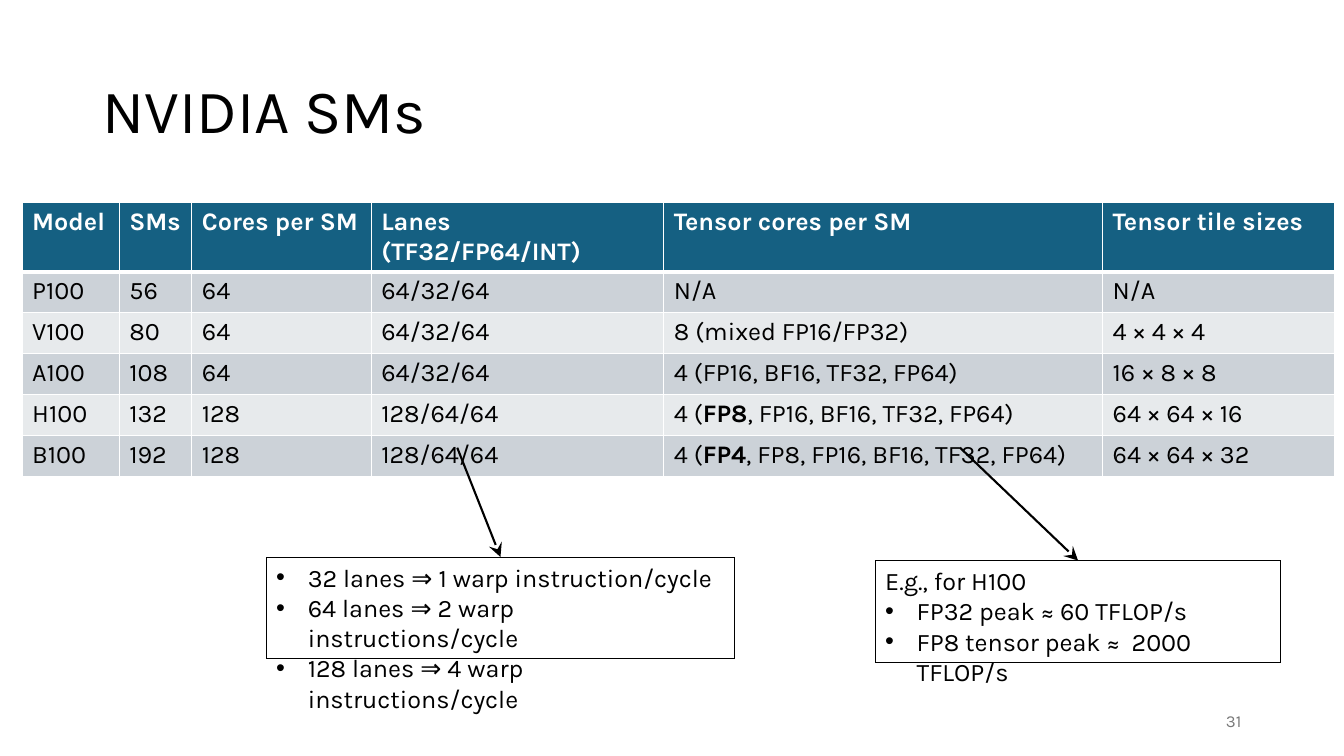
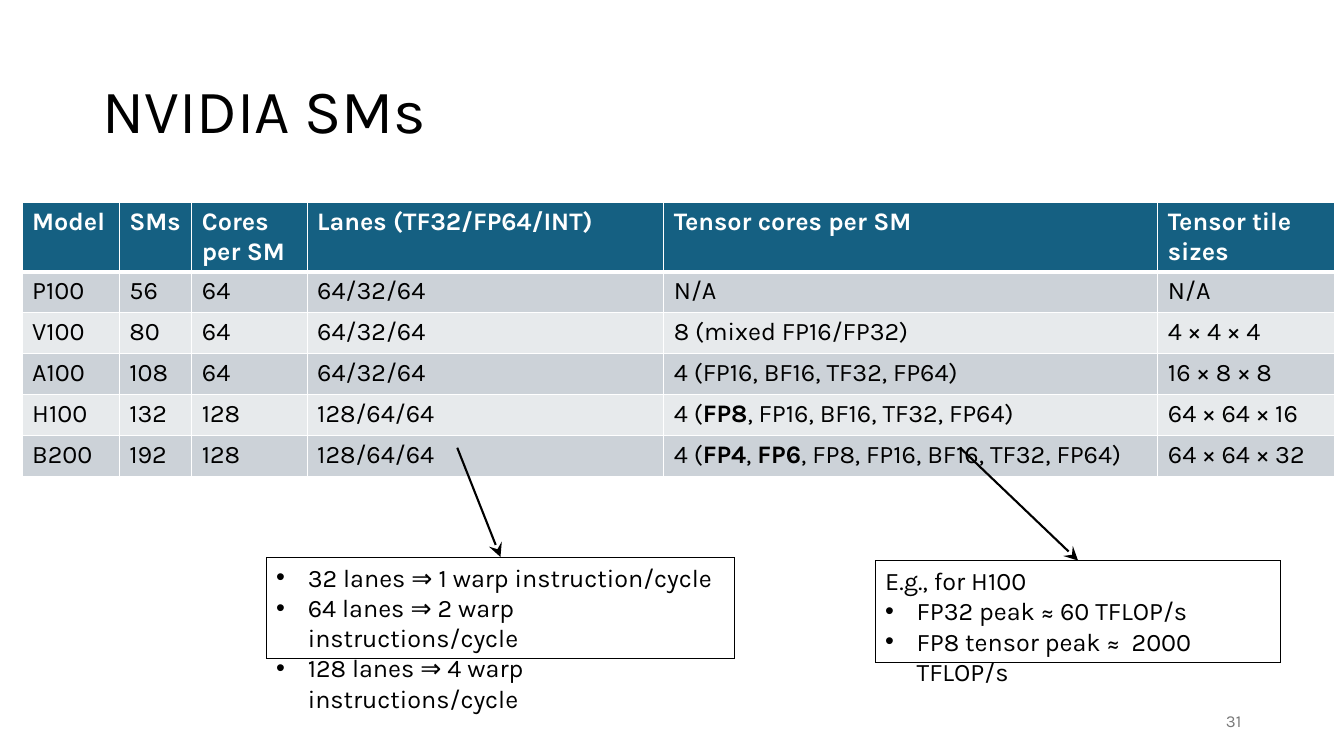
Before and after one commit to gjbex/Python-on-GPUs, a slide deck: slide 31 of python_on_gpus.pptx. Drawn at 1344x756 pixels with LibreOffice and Linux fonts; fonts in the diff are those of the drawing. Boxes give left, top, right and bottom in pixels: in the first picture for what was removed or moved away, otherwise in the second. Text is boxed around its words. In the diff, an @@ line names an element or a change of style, - is before the commit and + after.

```diff
--- a/python_on_gpus.pptx
+++ b/python_on_gpus.pptx
@@ table at <box>22,203,1336,478</box> @@
-row 6, column 1: B100
+row 6, column 1: B200
-row 6, column 5: 4 (FP4, FP8, FP16, BF16, TF32, FP64)
+row 6, column 5: 4 (FP4, FP6, FP8, FP16, BF16, TF32, FP64)
```
Also in this commit, not shown: 3 other slides changed.
